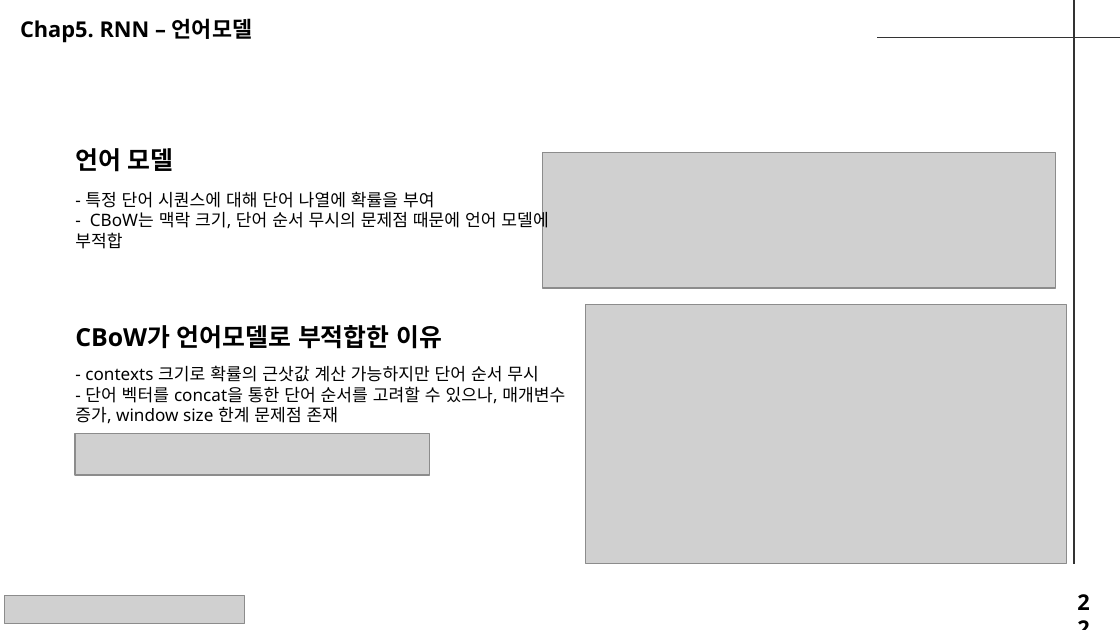
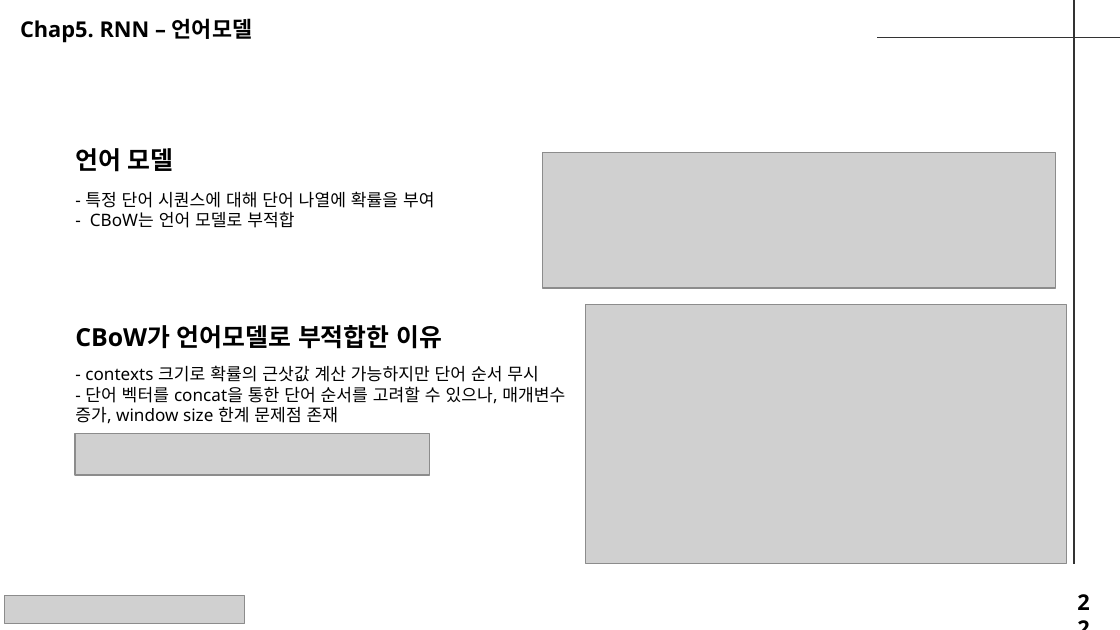
Before and after one commit to seungdeng/Deep-Learning-from-Scratch, a slide deck: slide 22 of study/발표자료/20250220_밑딥2_이승건_chap2345발표자료_NotoSans.pptx. Drawn at 1120x630 pixels with LibreOffice and Linux fonts; fonts in the diff are those of the drawing; grey boxes stand for pictures. Boxes give left, top, right and bottom in pixels: in the first picture for what was removed or moved away, otherwise in the second. Text is boxed around its words. In the diff, an @@ line names an element or a change of style, - is before the commit and + after.

```diff
--- a/study/발표자료/20250220_밑딥2_이승건_chap2345발표자료_NotoSans.pptx
+++ b/study/발표자료/20250220_밑딥2_이승건_chap2345발표자료_NotoSans.pptx
@@ text at [90, 211, 294, 228]: text changed @@
-- CBoW는 맥락 크기, 단어 순서 무시의 문제점 때문에 언어 모델에 부적합
+- CBoW는 언어 모델로 부적합
```
Also in this commit, not shown: 14 other slides changed.
